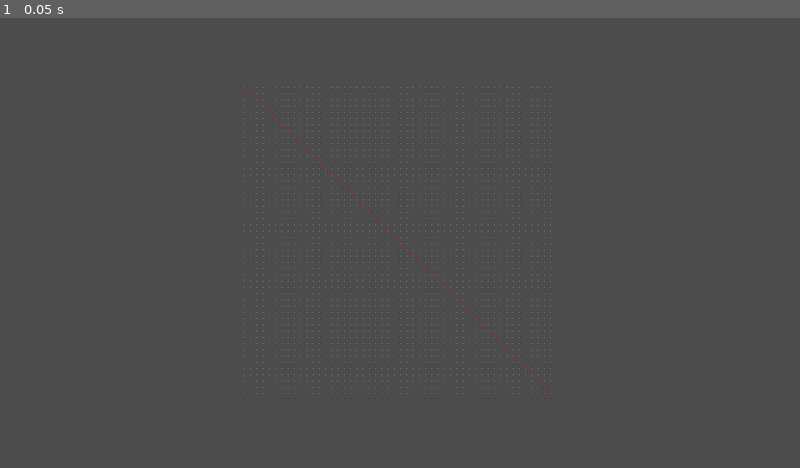
Above: before the commit, frame 1.
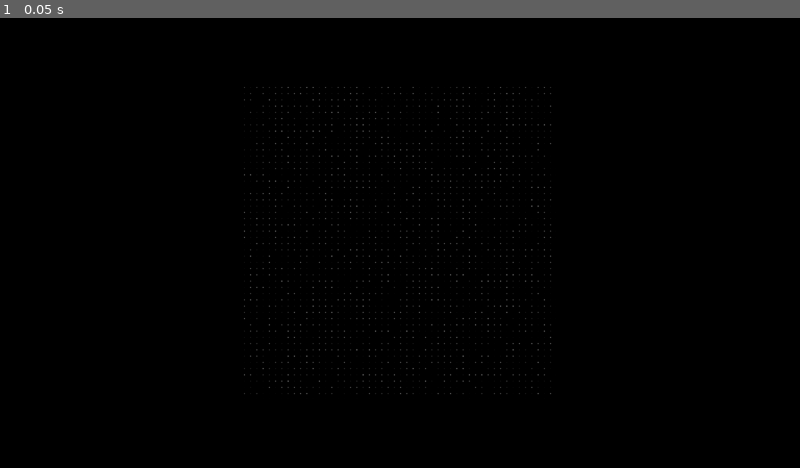
Above: after the commit, the same moment.

Repository: JoeZlonicky/lightning-simulation
Game: Godot game, scene res://lightning.tscn
Same seed, same stepped clock (60 frames per second), same inputs: the game is played once before the commit and once after it. The project has no main scene, so this scene is started directly.
Inputs:
- Up to frame 1 (0.05 s): no input

The runs differ from the first frame. In frame 1, 100% of the frame differs, in the area x 0-100%, y 0-100%.

Commit message:
Random path

Diff:
--- a/lightning.gd
+++ b/lightning.gd
@@ -8,17 +8,23 @@
 const LINE_WIDTH = 1.0
 
 var grid_points = PoolVector2Array()
+var weights = PoolRealArray()
 var image = Image.new()
 
+var path = PoolVector2Array()
 
 func _ready():
+	randomize()
+
 	image.create(GRID_SIZE.x * GRID_SCALE, GRID_SIZE.y * GRID_SCALE, false, Image.FORMAT_RGBA8)
 	image.lock()
 
-	for x in GRID_SIZE.x:
-		for y in GRID_SIZE.y:
+	for y in GRID_SIZE.x:
+		for x in GRID_SIZE.y:
 			grid_points.append(Vector2(x * GRID_SCALE, y * GRID_SCALE))
-			image.set_pixel(x * GRID_SCALE, y * GRID_SCALE, GRID_COLOR)
+			var w = rand_range(0.1, 1.0)
+			weights.append(w)
+			image.set_pixel(x * GRID_SCALE, y * GRID_SCALE, GRID_COLOR * w)
 
 	image.unlock()
 
@@ -28,6 +34,39 @@
 	position.x = (1280.0 / 2.0 - (GRID_SIZE.x * GRID_SCALE * scale.x) / 2.0)
 	position.y = (720 / 2.0 - (GRID_SIZE.y * GRID_SCALE * scale.y) / 2.0)
 
+	create_path()
+
+func create_path():
+	var pi = int(GRID_SIZE.x / 2.0)
+	var yi = 0
+	path.append(grid_points[pi])
+	while yi < GRID_SIZE.y - 1:
+		var next = get_next_points(pi)
+		next.sort_custom(self, "sort_by_weight")
+
+		pi = next[0]
+		path.append(grid_points[pi])
+		yi += 1
+
+
+func get_next_points(pi):
+	var points = []
+	var yi = int(pi / GRID_SIZE.x)
+	var xi = pi - yi * GRID_SIZE.x
+	if xi < GRID_SIZE.x - 1:
+		points.append((yi+1) * GRID_SIZE.x + xi + 1)
+	if xi > 0:
+		points.append((yi+1) * GRID_SIZE.x + xi - 1)
+	points.append((yi+1) * GRID_SIZE.x + xi)
+	return points
+
 
 func _draw():
-	draw_line(grid_points[2499], grid_points[0], LINE_COLOR, LINE_WIDTH, true)
+	pass
+	#draw_polyline(path, LINE_COLOR, LINE_WIDTH)
+
+
+func sort_by_weight(a, b):
+	if weights[a] < weights[b]:
+		return true
+	return false
--- a/project.godot
+++ b/project.godot
@@ -24,4 +24,5 @@
 
 [rendering]
 
+environment/default_clear_color=Color( 0, 0, 0, 1 )
 environment/default_environment="res://default_env.tres"
Binary file changed: icon.png
Binary file added: progress/grid.png
Not shown, added: progress/grid.png.import
Binary file added: progress/random_path.png
Not shown, added: progress/random_path.png.import
Binary file added: progress/randomized.png
Not shown, added: progress/randomized.png.import
Not shown, added: icon.png~
